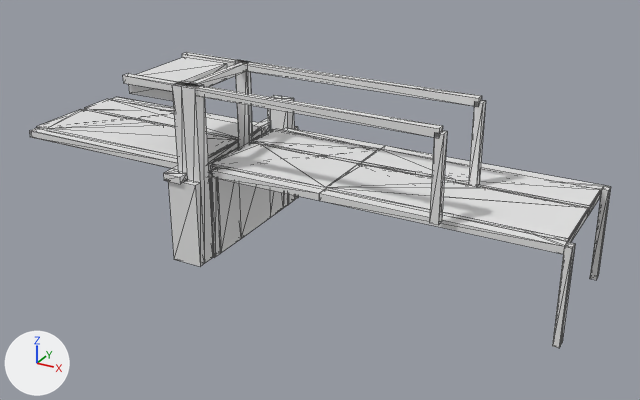
An edit to the glTF model models/schagerbrug/schagerbrug-twee-zwanenbrug-stolperophaalbrug/schagerbrug-twee-zwanenbrug-stolperophaalbrug.glb, drawn before and after from the same camera.
Camera for both pictures: a camera (50 mm lens) standing at (47.8, -80.9, 36.3) and looking at (3.5, -0.3, -4.0). Every picture has the same lights, and +X, +Y and +Z are marked at lower left. The older version comes first. Mesh edges are drawn as thin lines. Vertices at exactly the same position are counted once.

Script lines for the objects in view, before the commit:
```python
ob_building_balans = bpy.data.objects.new('building:balans', me_balans)
ob_building_balans.location = (0.0, 0.0, 0.0)
ob_building_balans_2 = bpy.data.objects.new('building:balans 2', me_balans_2)
ob_building_balans_2.location = (0.0, 0.0, 0.0)
ob_building_contragewicht = bpy.data.objects.new('building:contragewicht', me_contragewicht)
ob_building_contragewicht.location = (0.0, 0.0, 0.0)
ob_building_hangstang = bpy.data.objects.new('building:hangstang', me_hangstang)
ob_building_hangstang.location = (0.0, 0.0, 0.0)
ob_building_hangstang_2 = bpy.data.objects.new('building:hangstang 2', me_hangstang_2)
ob_building_hangstang_2.location = (0.0, 0.0, 0.0)
ob_building_pijler_5 = bpy.data.objects.new('building:pijler 5', me_pijler_5)
ob_building_pijler_5.location = (0.0, 0.0, 0.0)
ob_building_portaal = bpy.data.objects.new('building:portaal', me_portaal)
ob_building_portaal.location = (0.0, 0.0, 0.0)
ob_building_pyloon = bpy.data.objects.new('building:pyloon', me_pyloon)
ob_building_pyloon.location = (0.0, 0.0, 0.0)
# also in view: 'road:fietspad 2' at (-20.5, 3.9, 0.6); 'building:pijler 6' at (-7.0, -7.6, -5.1); 'road:fietspad 3' at (0.5, 3.9, 0.6); 'road:rijbaan regionale weg 2' at (20.1, -2.8, 0.6); 'road:landhoofd 2' at (33.0, 7.6, -4.7)
```
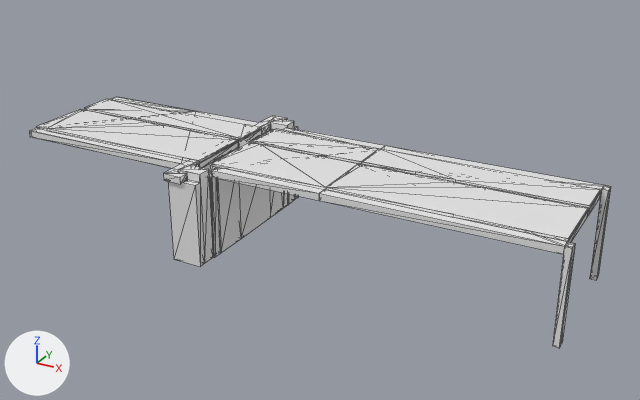
Location of each change, (x1, y1, x2, y2) in pixels of the pictures (640 x 400 px):
'building:pyloon', moved, rescaled (14% narrower, 46% shorter)
    before: (172, 81, 213, 263)
    after: (178, 165, 213, 263)
'building:balans', deleted
    before: (123, 73, 443, 138)
'building:balans 2', deleted
    before: (182, 52, 482, 107)
'building:contragewicht', deleted
    before: (128, 58, 226, 101)
'building:hangstang', deleted
    before: (429, 131, 447, 225)
'building:hangstang 2', deleted
    before: (468, 100, 486, 187)
'building:portaal', deleted
    before: (187, 62, 246, 87)

Patch to the scene script:
```diff
--- a/models/schagerbrug/schagerbrug-twee-zwanenbrug-stolperophaalbrug/schagerbrug-twee-zwanenbrug-stolperophaalbrug.glb.py
+++ b/models/schagerbrug/schagerbrug-twee-zwanenbrug-stolperophaalbrug/schagerbrug-twee-zwanenbrug-stolperophaalbrug.glb.py
@@ me_pyloon @@
 # used by ob_building_pyloon; location = (0.0, 0.0, 0.0)
-me_pyloon.from_pydata(...)  # 12 vertices, 20 faces; spans x -8.7..-5.8, y -10.0..-8.4, z -10.0..10.2
+me_pyloon.from_pydata(...)  # 12 vertices, 20 faces; spans x -8.7..-5.8, y -10.0..-8.4, z -10.0..0.7
+# me_pyloon part 1: the whole mesh is scaled about its middle by (1, 1, 0.531), then moved by (0.0, 0.0, -4.7)
@@ ob_building_portaal @@
-ob_building_portaal = bpy.data.objects.new('building:portaal', me_portaal)
-ob_building_portaal.location = (0.0, 0.0, 0.0)
@@ ob_building_balans @@
-ob_building_balans = bpy.data.objects.new('building:balans', me_balans)
-ob_building_balans.location = (0.0, 0.0, 0.0)
@@ ob_building_hangstang @@
-ob_building_hangstang = bpy.data.objects.new('building:hangstang', me_hangstang)
-ob_building_hangstang.location = (0.0, 0.0, 0.0)
@@ ob_building_balans_2 @@
-ob_building_balans_2 = bpy.data.objects.new('building:balans 2', me_balans_2)
-ob_building_balans_2.location = (0.0, 0.0, 0.0)
@@ ob_building_hangstang_2 @@
-ob_building_hangstang_2 = bpy.data.objects.new('building:hangstang 2', me_hangstang_2)
-ob_building_hangstang_2.location = (0.0, 0.0, 0.0)
@@ ob_building_contragewicht @@
-ob_building_contragewicht = bpy.data.objects.new('building:contragewicht', me_contragewicht)
-ob_building_contragewicht.location = (0.0, 0.0, 0.0)
```
